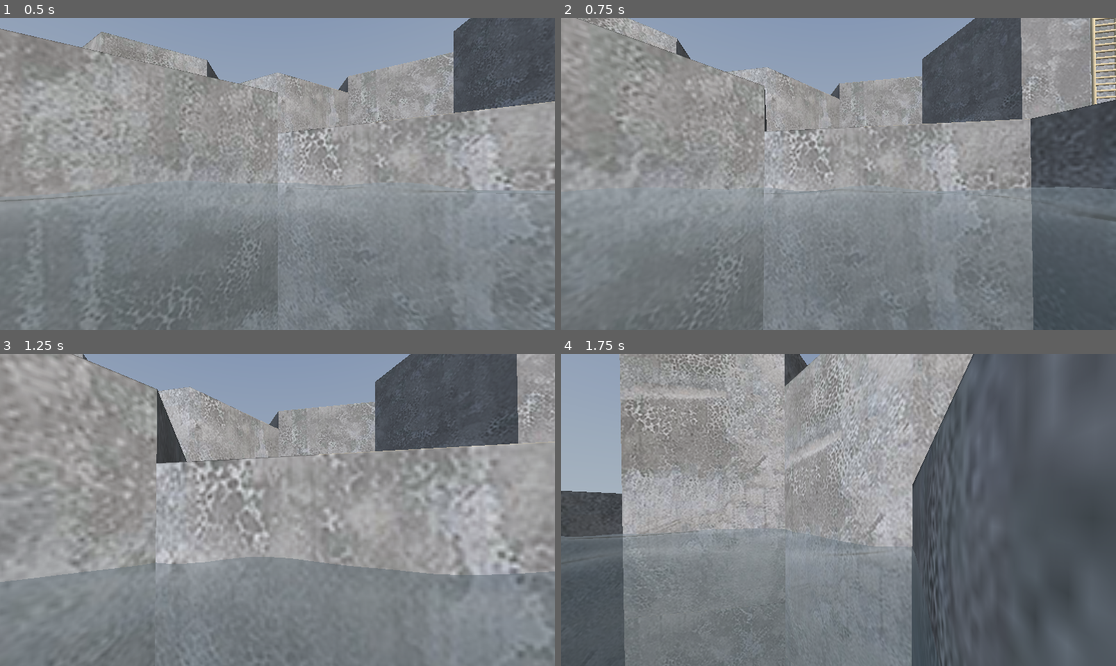
Above: before the commit, frames 1-4 (two rows, left to right).
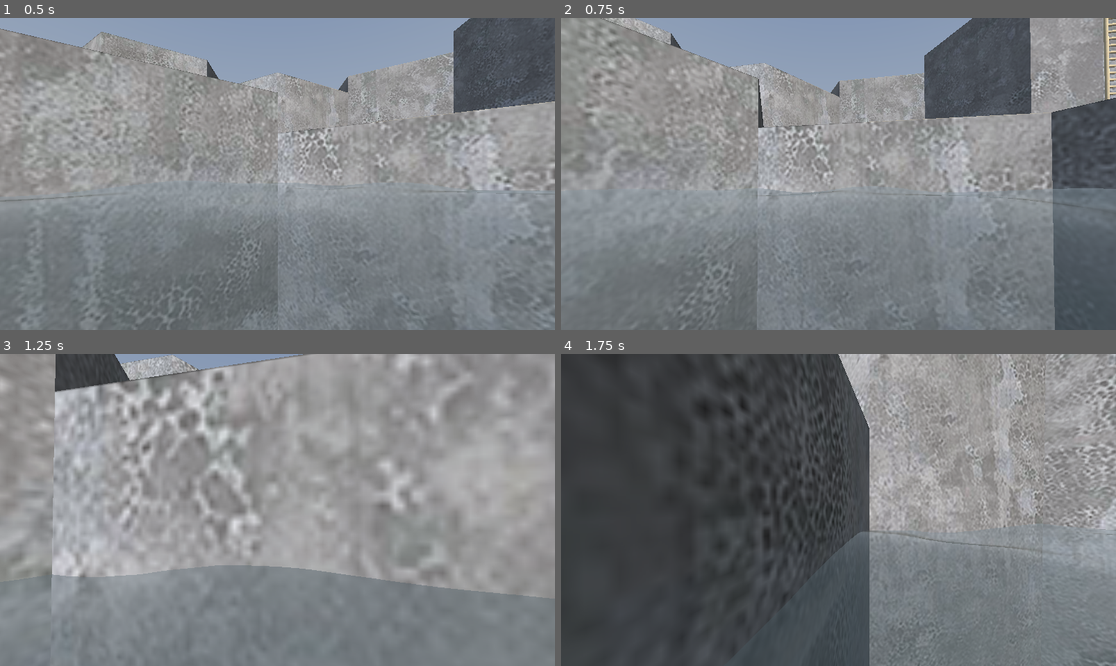
Above: after the commit, the same moments.

Repository: dairycultist/maltigi-run
Game: Godot game, scene res://world.tscn
Same seed, same stepped clock (60 frames per second), same inputs: the game is played once before the commit and once after it. A sky picture missing from this copy of the repository is replaced by a grey-blue gradient.
Inputs (mouse positions are in pixels of both pictures, inside the frame that each line leads up to):
- Up to frame 1 (0.5 s): no input
- Up to frame 2 (0.75 s): move the mouse to (866, 174) at 0.52 s; hold Up (walk_up) from 0.53 s (still down); hold Shift (crouch) from 0.53 s (still down)
- Up to frame 3 (1.25 s): keep holding Up (walk_up); keep holding Shift (crouch); tap Space (jump) at 0.77 s
- Up to frame 4 (1.75 s): keep holding Up (walk_up); move the mouse to (810, 510) at 1.27 s; release Shift (crouch) at 1.28 s; tap F (toggle_fly) at 1.35 s; tap Space (jump) at 1.52 s

Frame 1 is identical in both runs. In frame 2, 12% of the frame differs, in the area x 0-100%, y 0-100%; in frame 3, 34%; in frame 4, 87%.

Commit message:
Refine movement

Diff:
--- a/player_controller.gd
+++ b/player_controller.gd
@@ -1,12 +1,10 @@
 extends CharacterBody3D
 
 # what if battle royale https://www.youtube.com/watch?v=LG2eXmozbH8
-# each hexagon has a cutout for a ladder (goes all the way down to water!)
-# hexagons are made of concrete. ladder is probably a nice bright orange.
-# maybe cutout is a bit wider than ladder, so up top there's a grate to either
-# side to make it look nice
 # need a separate mesh for collision
 # fast paced gameplay
+
+# splash particle effect when landing in water
 
 @export_group("Misc")
 @export var camera : Camera3D
@@ -14,12 +12,13 @@
 @export_group("Movement")
 @export var mouse_sensitivity := 0.3
 
-@export var drag := 8
-@export var grounded_accel := 50
+@export var drag := 15
+@export var grounded_accel := 170
 @export var airborne_accel := 10
 @export var flying_accel := 200
 @export var jump_speed := 8
 @export var max_fall_speed := 32
+@export var airborne_course_correction := 0.2
 
 var camera_pitch := 0.0
 
@@ -75,14 +74,17 @@
 		if is_on_floor():
 			velocity = lerp(velocity, Vector3.ZERO, delta * drag)
 		else:
+
 			# make planar velocity slerp towards forward
-			# IF we are already going forwards
+			# assuming we're already moving forwards quickly
 			var forward := -get_global_transform().basis.z
-			var speed := Vector2(velocity.x, velocity.z).length()
-			var forward_speed = max(0, Vector3(velocity.x, 0, velocity.z).dot(forward) - 0.1)
-			var planar := Vector3(velocity.x, 0, velocity.z).normalized().slerp(forward, forward_speed * delta) * speed
-			velocity.x = planar.x
-			velocity.z = planar.z
+			var forward_speed := Vector2(velocity.x, velocity.z).dot(Vector2(forward.x, forward.z))
+
+			if forward_speed > 5: # yea 5 is hardcoded (it's also used in planar calculation)
+				var speed := Vector2(velocity.x, velocity.z).length()
+				var planar := Vector3(velocity.x, 0, velocity.z).normalized().slerp(forward, airborne_course_correction * (speed - 5) * delta) * speed
+				velocity.x = planar.x
+				velocity.z = planar.z
 
 	move_and_slide()
 
